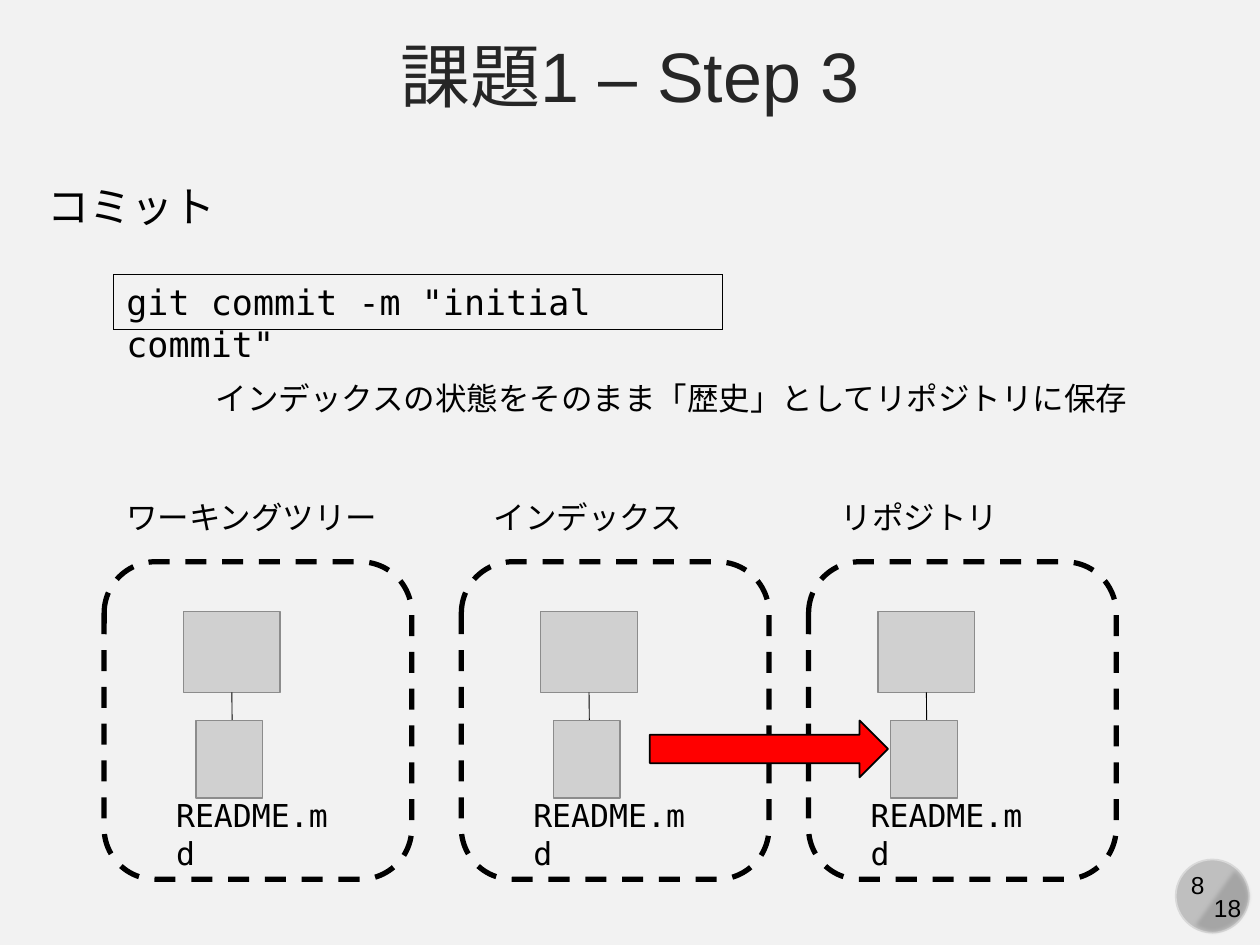
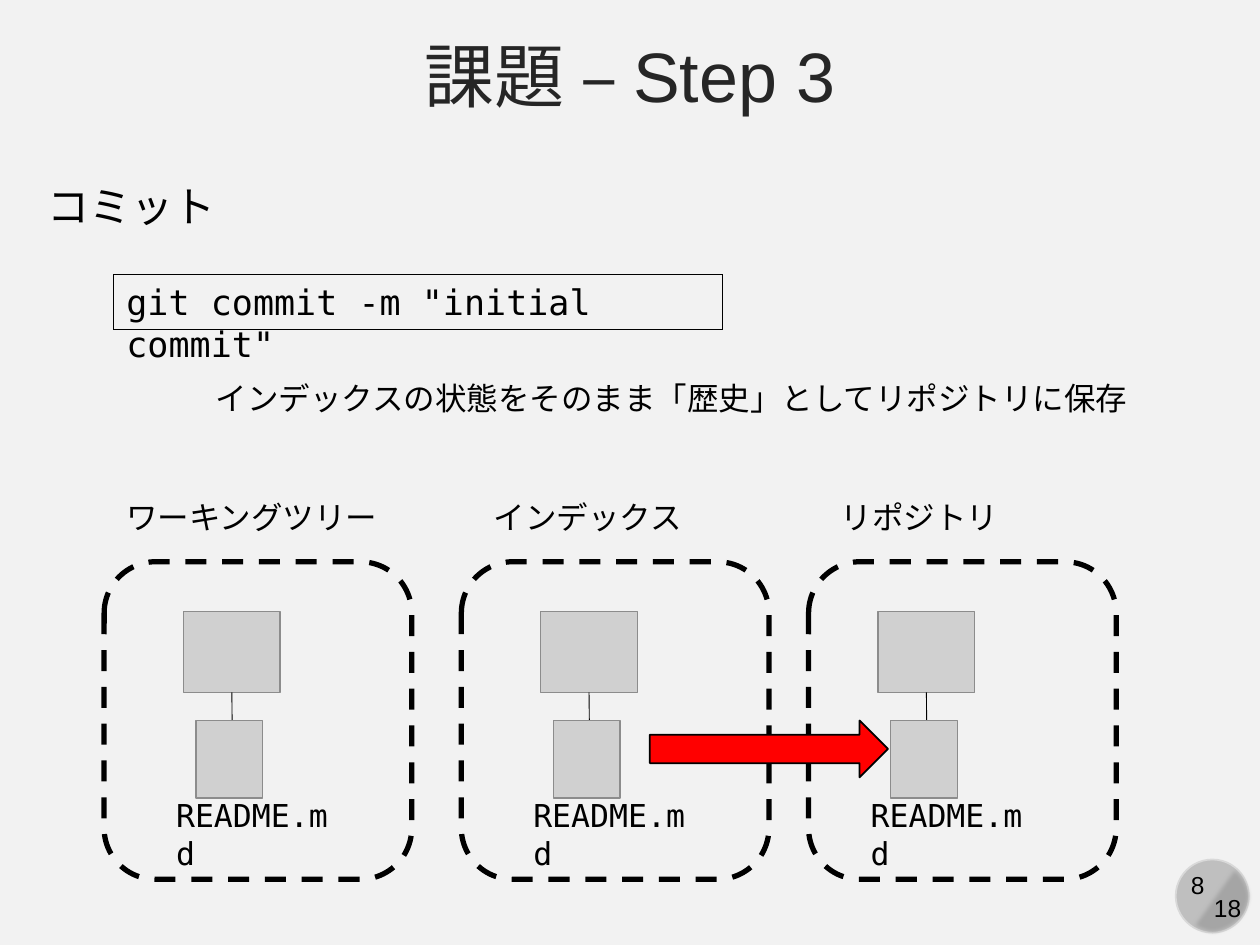
Before and after one commit to kaityo256/github, a slide deck: slide 8 of practice_basic/fig/slide.pptx. Drawn at 1260x945 pixels with LibreOffice and Linux fonts; fonts in the diff are those of the drawing; grey boxes stand for pictures. Boxes give left, top, right and bottom in pixels: in the first picture for what was removed or moved away, otherwise in the second. Text is boxed around its words. In the diff, an @@ line names an element or a change of style, - is before the commit and + after.

```diff
--- a/practice_basic/fig/slide.pptx
+++ b/practice_basic/fig/slide.pptx
@@ text at bbox=[425, 45, 835, 115]: text changed @@
-課題1 – Step 3
+課題 – Step 3
```
Also in this commit, not shown: 7 other slides changed, 1 slide removed, 1 other file.
